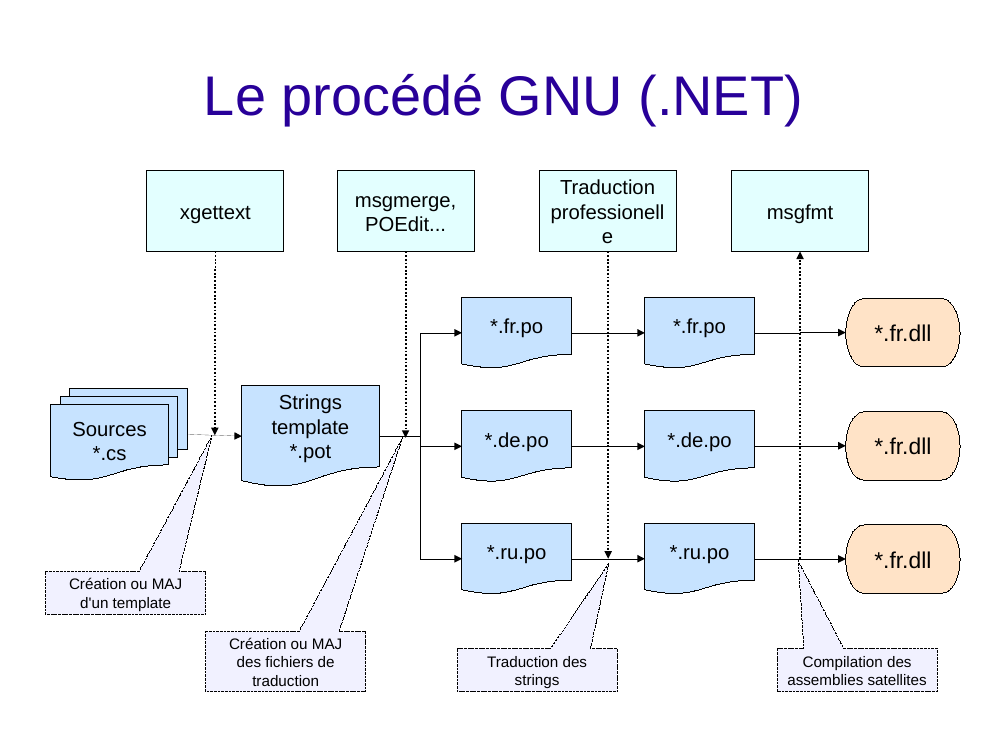
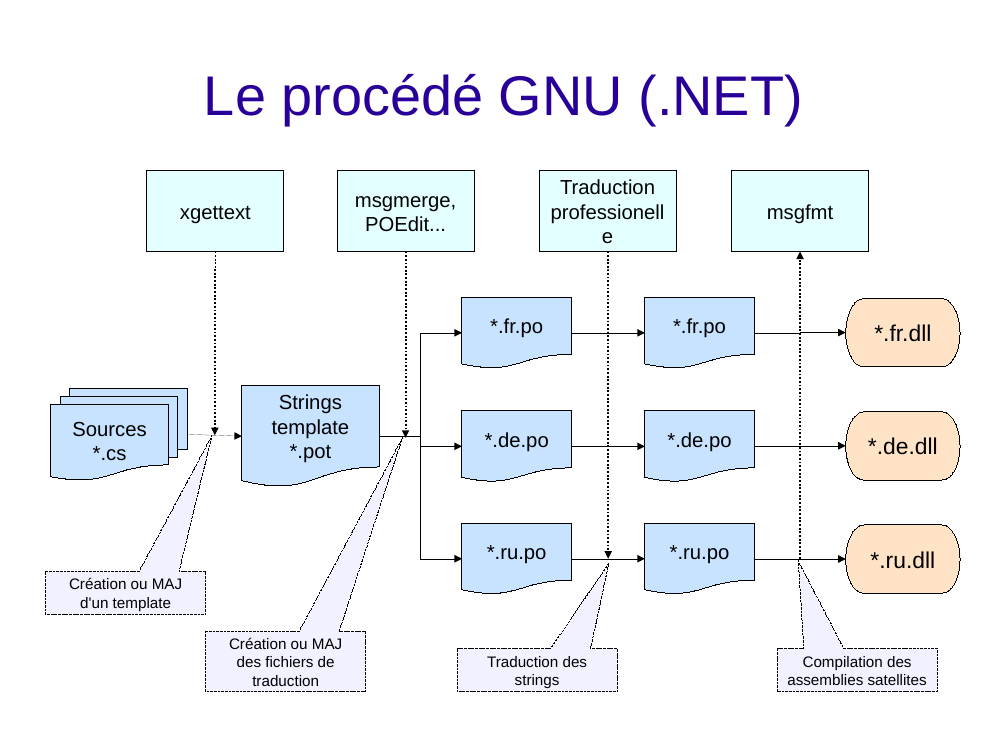
Before and after one commit to stride3d/gettextnet, a slide deck: slide 6 of Docs/Solution_overview_fr.odp. Drawn at 1008x756 pixels with LibreOffice and Linux fonts; fonts in the diff are those of the drawing; background and template pictures are left out. Boxes give left, top, right and bottom in pixels: in the first picture for what was removed or moved away, otherwise in the second. Text is boxed around its words. In the diff, an @@ line names an element or a change of style, - is before the commit and + after.

```diff
--- a/Docs/Solution_overview_fr.odp
+++ b/Docs/Solution_overview_fr.odp
@@ text in pill shape at (x1=868, y1=437, x2=938, y2=455): text changed @@
-*.fr.dll
+*.de.dll
@@ text in pill shape at (x1=870, y1=551, x2=935, y2=569): text changed @@
-*.fr.dll
+*.ru.dll
```
Also in this commit, not shown: 1 other slide changed, 1 other file.
